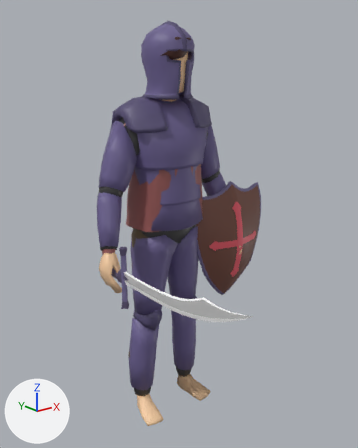
The FBX model Assets/Models/Player.fbx: old version first, new version second.
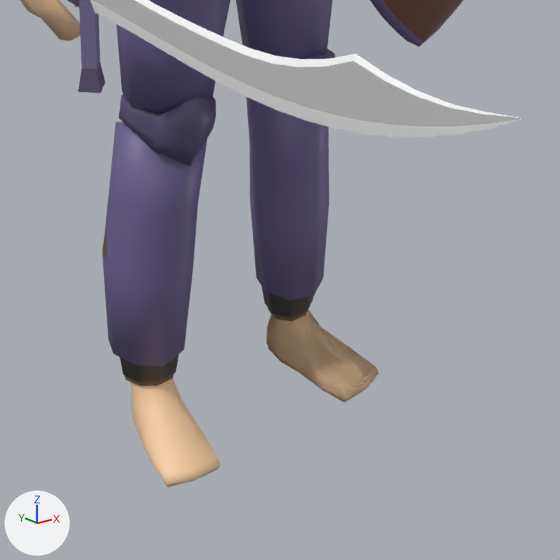
Each version appears first whole from a 50 mm camera at (-1.314, -1.727, 1.629) aimed at (-0.072, -0.174, 1.008), and next in a close-up on the part from 27% to 74% of the width and 63% to 100% of the height. The lights are fixed; the arrows at lower left show +X, +Y and +Z.

Objects in the first close-up: 'Body', 'Platelegs', 'Shield', 'Sword'.
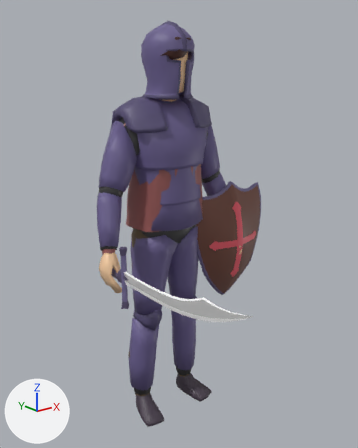
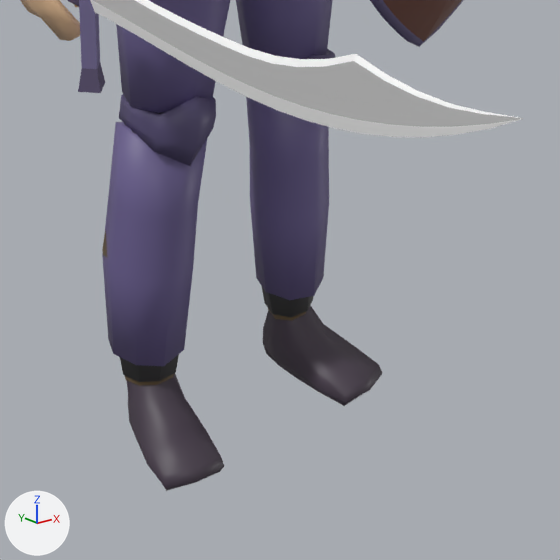
Patch to the scene script:
```diff
--- a/Assets/Models/Player.fbx.py
+++ b/Assets/Models/Player.fbx.py
@@ me_cube_001 @@
 # used by ob_shoes; location = (0.0, 0.0, 0.0)
-me_cube_001.from_pydata(...)  # 49 vertices, 44 faces; spans x 0.1..0.202, y -0.113..0.077, z 0.002..0.09
+me_cube_001.from_pydata(...)  # 98 vertices, 88 faces; spans x -0.207..0.207, y -0.119..0.083, z 0.001..0.093
+# me_cube_001 part 1: the whole mesh is rebuilt
+# me_cube_001 part 2
+# 49 vertices are added at x -0.207..-0.094, y -0.119..0.083, z 0.001..0.093
+# 44 new faces join them
 me_cube_001.materials.append(mat_shoe)
@@ me_cube @@
 me_cube.from_pydata(...)  # 696 vertices, 694 faces; spans x -0.39..0.39, y -0.14..0.13, z 0.0..1.78
 # used by ob_body; location = (0.0, 0.0, 0.0)
+# me_cube part 3: 114 of 696 vertices moved; they spanned x -0.19..0.19, y -0.08..0.11, z 0.09..1.01 and now span x -0.18..0.18, y -0.07..0.09, z 0.09..1.01; mean shift (0.0, 0.0, 0.0); largest move (0.03, 0.1, 0.89) -> (0.03, 0.08, 0.91)
 me_cube.materials.append(mat_skin)
```

Changed parts and their boxes (x1, y1, x2, y2) in the close-ups (560 x 560 px; the box of a moved part takes in the faces that stretch with it):
'Shoes', reshaped (not visible before)
    after: (126, 305, 382, 491)
part 1 of me_cube_001, moved or reshaped (not visible before)
    after: (263, 305, 382, 406)
part 2 of me_cube_001, added
    after: (126, 373, 224, 491)
part 3 of me_cube, moved or reshaped (not visible afterwards)
    before: (131, 309, 321, 411)
